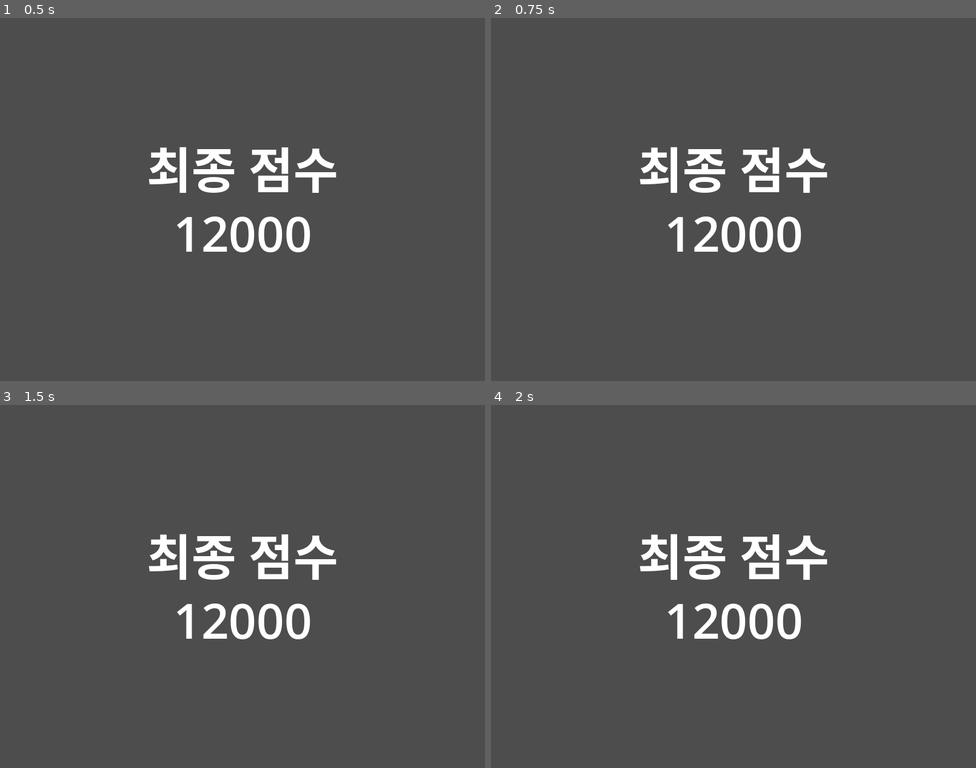
Above: before the commit, frames 1-4 (two rows, left to right).
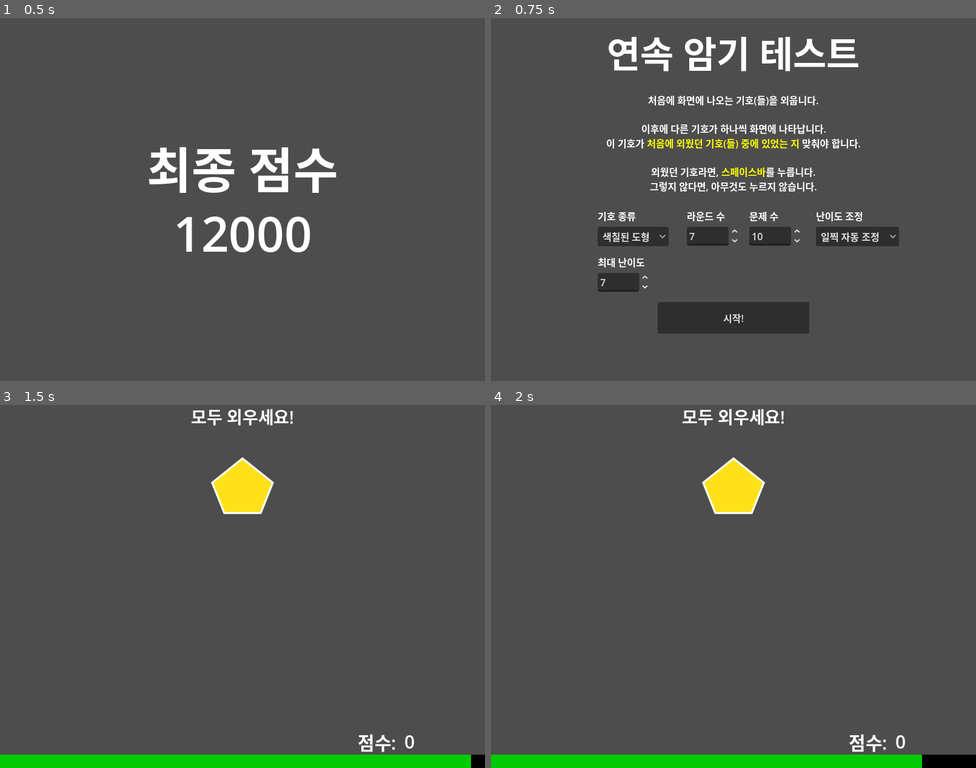
Above: after the commit, the same moments.

Repository: twilight-devcra/immersion-continuous-memory-test
Game: Godot game, scene res://scenes/final_result.tscn
Two runs of this game, one before a commit and one after it. Both use one fixed random seed, a clock stepped at 60 frames per second and the inputs below. This scene is started directly instead of the project's main scene.
Inputs (mouse positions are in pixels of both pictures, inside the frame that each line leads up to):
- Up to frame 1 (0.5 s): no input
- Up to frame 2 (0.75 s): tap Enter at 0.5 s; move the mouse to (840, 181) at 0.52 s; tap Space (confirm) at 0.6 s; click (840, 181) at 0.67 s
- Up to frame 3 (1.5 s): click (242, 706) at 1.25 s, where only the run after the commit has a clickable "시작!"
- Up to frame 4 (2 s): no input

Frame 1 is identical in both runs. In frame 2, 13% of the frame differs, in the area x 22-85%, y 5-87%; in frame 3, 8.8%; in frame 4, 8.8%.

Commit message:
add reset on game end

Diff:
--- a/scenes/final_result.tscn
+++ b/scenes/final_result.tscn
@@ -27,3 +27,11 @@
 text = "0"
 label_settings = SubResource("LabelSettings_eunen")
 horizontal_alignment = 1
+
+[node name="Control" type="Control" parent="."]
+layout_mode = 3
+anchors_preset = 0
+offset_right = 800.0
+offset_bottom = 600.0
+
+[connection signal="gui_input" from="Control" to="." method="_on_control_gui_input"]
--- a/scripts/final_result.gd
+++ b/scripts/final_result.gd
@@ -13,3 +13,11 @@
 # Called every frame. 'delta' is the elapsed time since the previous frame.
 func _process(delta: float) -> void:
 	pass
+
+
+func _on_control_gui_input(event: InputEvent) -> void:
+	if event is InputEventMouseButton:
+		if event.is_pressed():
+			var startup = load("res://scenes/startup_screen.tscn").instantiate()
+			self.get_tree().root.add_child(startup)
+			self.get_node('/root/FinalResult').queue_free()
